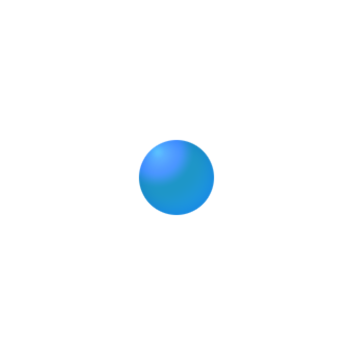
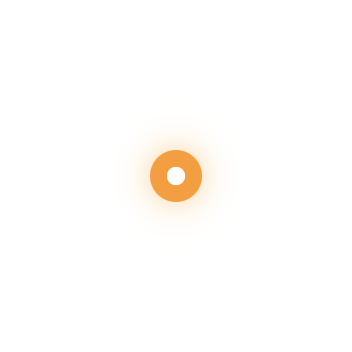
Comparing the layer stacks of the two 352px x 352px images. Changes:
showed group "long trail" (11 layers) over [120, 120, 232, 232]
added layer "18 copy" in group "52 #1" over [167, 167, 185, 185]
showed "18" over [167, 167, 185, 185]
added layer "52 orange" in group "52 #1" over [150, 150, 202, 202]
"52 b16r cut": opacity 100% → 60%, painted on it over [120, 120, 232, 232]
hid group "main" (4 layers) over [132, 133, 221, 222]
